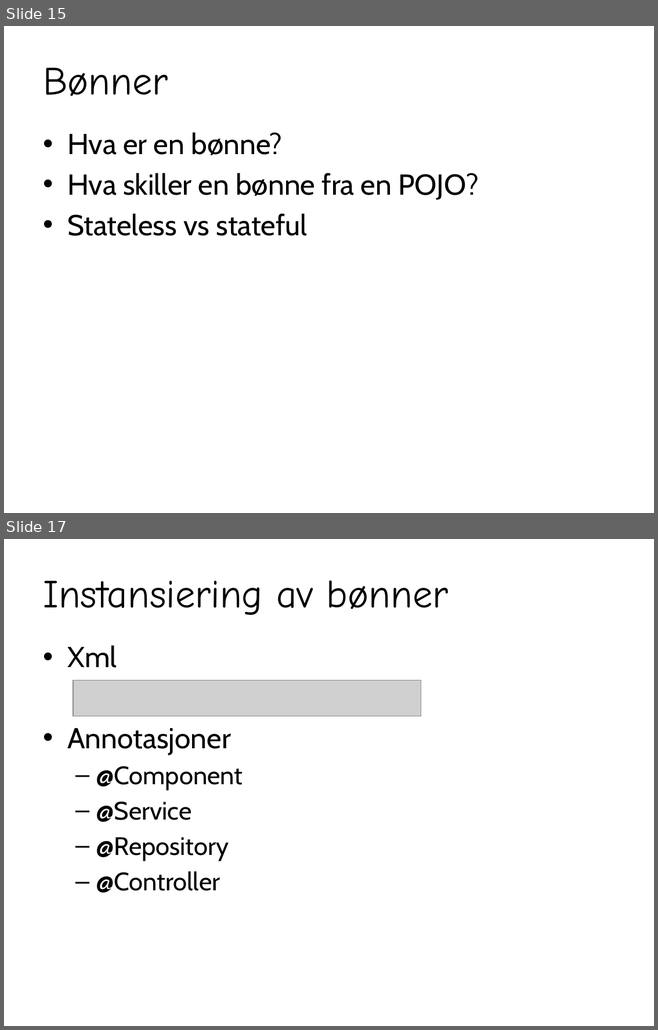
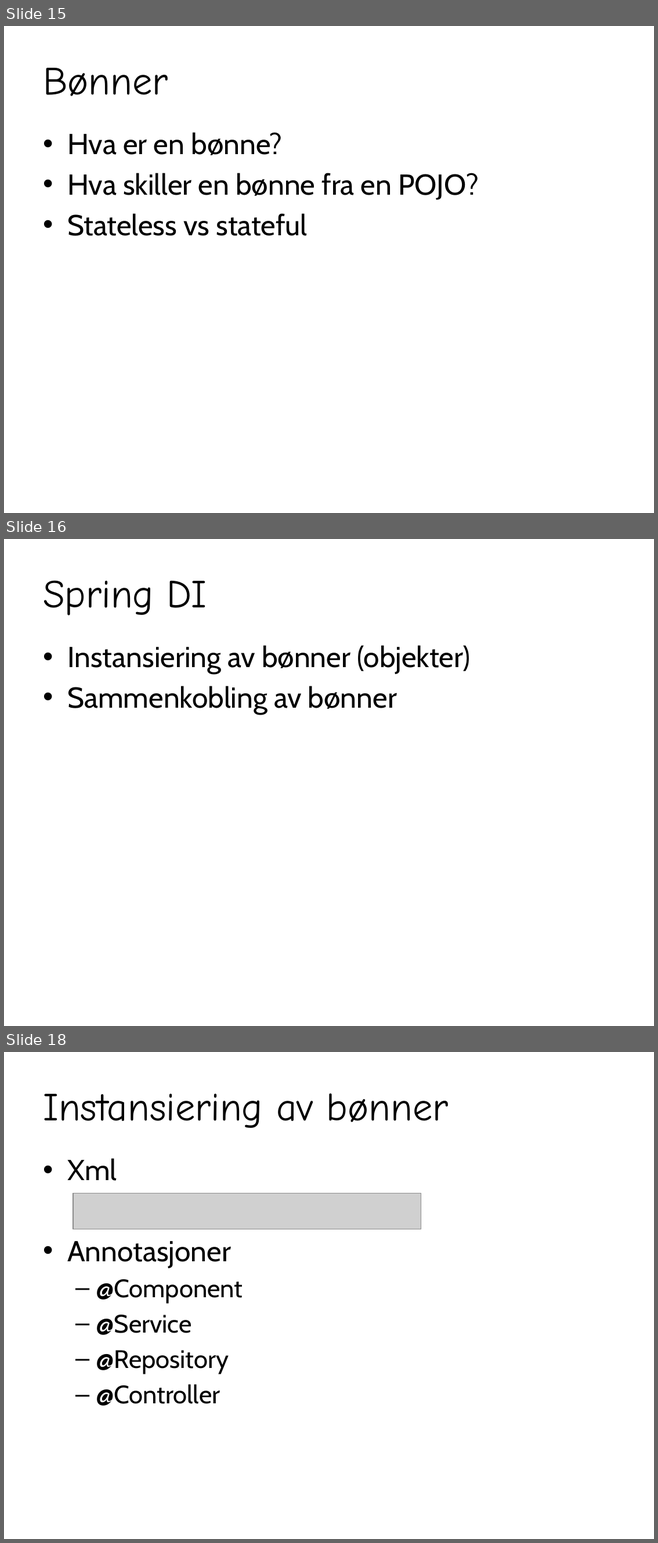
Before and after one commit to netcompanyno/springKurs, a slide deck: adm/Spring.pptx. Shown one above the other, each under a label of ours: slides 15 and 17 before the commit, slides 15, 16 and 18 after it; the slides between them are not shown. The pictures are 658x1030 and 658x1543 pixels, drawn with LibreOffice and Linux fonts; fonts in the diff are those of the drawing; grey boxes stand for pictures; background and template pictures are left out. Boxes give left, top, right and bottom in pixels: in the first picture for what was removed or moved away, otherwise in the second. Text is boxed around its words. In the diff, an @@ line names an element or a change of style, - is before the commit and + after.

```diff
--- a/adm/Spring.pptx
+++ b/adm/Spring.pptx
@@ slide 16 added at (4,539,654,1026), background #FFFFFF @@
@@ title added at (43,580,206,616), 44 pt, text #000000 @@
+Spring DI
@@ text added at (67,645,470,714), 32 pt, text #000000 @@
+• Instansiering av bønner (objekter)
+• Sammenkobling av bønner
@@ what was slide 17 is now slide 18 @@
```
Also in this commit, not shown: 1 slide changed, 1 other file.
